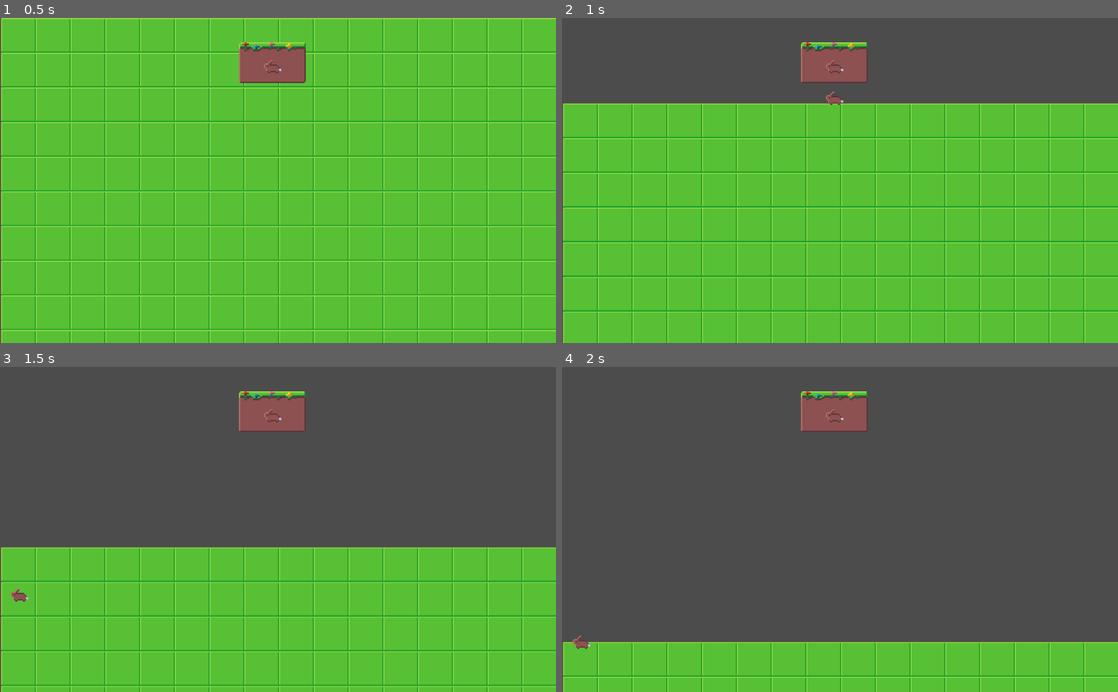
Above: before the commit, frames 1-4 (two rows, left to right).
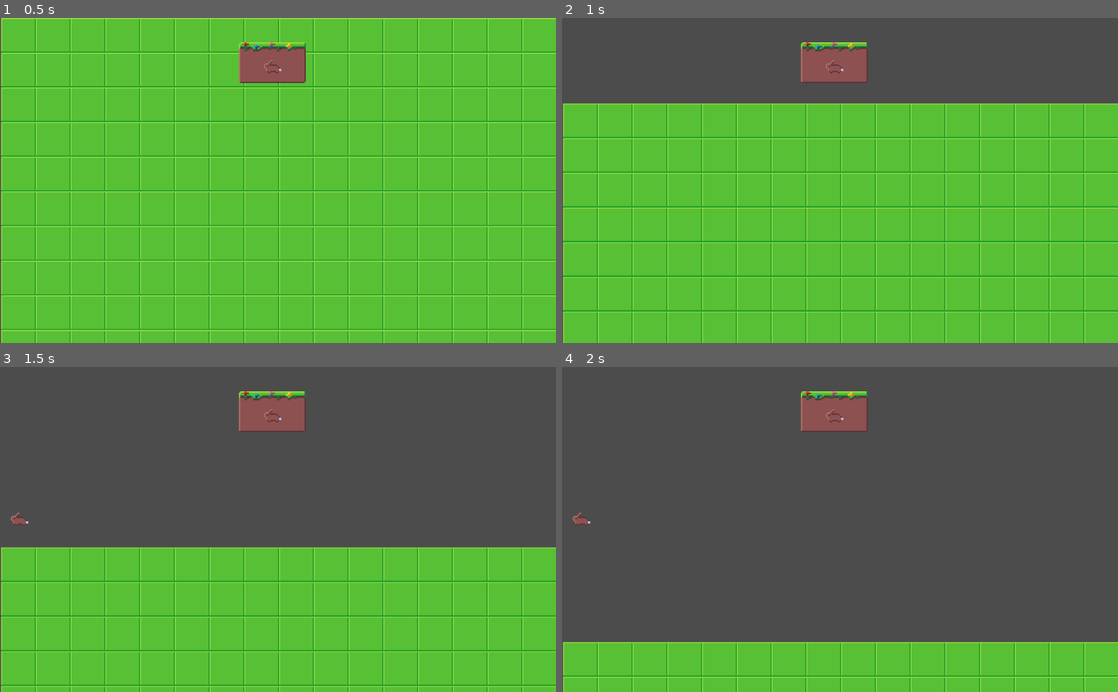
Above: after the commit, the same moments.

Repository: SirDuck145/AI_Playground
Game: Godot game, scene res://MainScene.tscn
Two runs of this game, one before a commit and one after it. Both use one fixed random seed, a clock stepped at 60 frames per second and the inputs below.
Inputs (mouse positions are in pixels of both pictures, inside the frame that each line leads up to):
- Up to frame 1 (0.5 s): no input
- Up to frame 2 (1 s): tap Enter at 0.5 s; move the mouse to (834, 66) at 0.52 s; hold Up (ui_up) from 0.53 s (still down); click (834, 66) at 0.67 s
- Up to frame 3 (1.5 s): keep holding Up (ui_up); move the mouse to (16, 516) at 1.27 s; click (16, 516) at 1.42 s
- Up to frame 4 (2 s): keep holding Up (ui_up)

Frame 1 is identical in both runs. In frame 2, less than 0.1% of the frame differs, in the area x 47-51%, y 22-27%; in frame 3, 0.1%, in the area x 1-6%, y 44-73%; in frame 4, 0.1%.

Commit message:
Fixed the visual bug while placing the bunny

Diff:
--- a/Animals/Bunny/Bunny.gd
+++ b/Animals/Bunny/Bunny.gd
@@ -10,7 +10,7 @@
 func _process(delta):
 	if get_tree().get_root().get_node("MainScene/Control").is_holding() == self:
 		# Move to the mouse co-ords
-		position = get_local_mouse_position()
+		position = get_global_mouse_position()
 
 func set_tile(tile):
 	currentTile = tile
--- a/Animals/Bunny/MovementTimer.gd
+++ b/Animals/Bunny/MovementTimer.gd
@@ -5,8 +5,9 @@
 var pathToScout = []
 # Called when the node enters the scene tree for the first time.
 func _process(delta):
-	if !is_stopped():
-		take_action()
+	if is_stopped():
+		# take_action()
+		pass
 
 func take_action():
 	for tile in get_parent().currentTile.get_connections():
